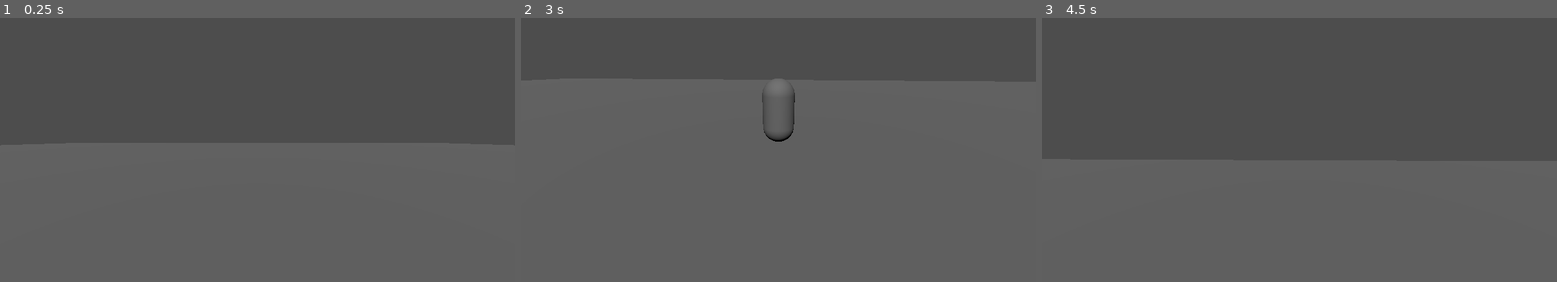
Above: before the commit, frames 1-3 (left to right).
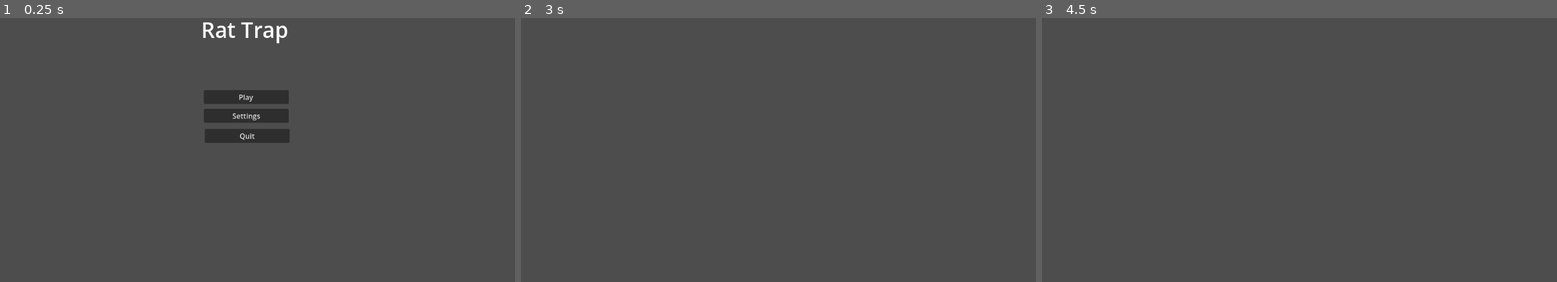
Above: after the commit, the same moments.

Repository: natmar68-cmyk/Rat_Trap
Game: Godot game, scene res://Scenes/menu.tscn
Two runs of this game, one before a commit and one after it. Both use one fixed random seed, a clock stepped at 60 frames per second and the inputs below. Before the commit the project starts from res://Scenes/Testing scene.tscn.
Inputs (mouse positions are in pixels of both pictures, inside the frame that each line leads up to):
- Up to frame 1 (0.25 s): no input
- Up to frame 2 (3 s): click (768, 115) at 0.5 s, where only the run after the commit has a clickable "Settings"; click (768, 97) at 1.25 s, where only the run after the commit has a clickable "Play"; tap Enter (ui_accept) at 2, 2.27 s; move the mouse to (804, 136) at 2.02 s; hold Shift (sprint) 2.03-2.78 s; hold W (move_forward) from 2.03 s (still down); move the mouse to (752, 139) at 2.77 s; tap F (toggle_camera) at 2.85 s
- Up to frame 3 (4.5 s): keep holding W (move_forward); tap Enter (ui_accept) at 3.02, 3.5 s; move the mouse to (1309, 131) at 3.52 s; hold Shift (sprint) 3.53-4.28 s; move the mouse to (1294, 142) at 4.27 s; tap F (toggle_camera) at 4.35 s

The runs differ from the first frame. In frame 1, 2.9% of the frame differs, in the area x 39-57%, y 1-48%; in frame 2, 0.3%; in frame 3, less than 0.1%.

Commit message:
Working on Menu

Diff:
--- /dev/null
+++ b/Scenes/menu.tscn
@@ -0,0 +1,57 @@
+[gd_scene format=3 uid="uid://dubxkrjahpba0"]
+
+[ext_resource type="Script" uid="uid://c6jo25r4duexb" path="res://Scripts/quit.gd" id="1_1rerr"]
+[ext_resource type="Script" uid="uid://cmiaf8aa3ejrs" path="res://Scripts/play.gd" id="1_xhh6f"]
+
+[node name="Menu" type="Node2D" unique_id=975360590]
+
+[node name="Play" type="Button" parent="." unique_id=312970535]
+anchors_preset = -1
+anchor_left = 0.45900002
+anchor_top = 1.9610001
+anchor_right = 0.587
+anchor_bottom = 2.39
+offset_left = 456.0
+offset_top = 218.0
+offset_right = 646.0
+offset_bottom = 249.0
+text = "Play"
+script = ExtResource("1_xhh6f")
+
+[node name="Settings" type="Button" parent="." unique_id=315474599]
+anchors_preset = -1
+anchor_left = 0.45900002
+anchor_top = 1.9610001
+anchor_right = 0.587
+anchor_bottom = 2.39
+offset_left = 456.0
+offset_top = 260.0
+offset_right = 646.0
+offset_bottom = 291.0
+text = "Settings"
+
+[node name="Quit" type="Button" parent="." unique_id=961115492]
+anchors_preset = -1
+anchor_left = 0.45900002
+anchor_top = 1.9610001
+anchor_right = 0.587
+anchor_bottom = 2.39
+offset_left = 458.0
+offset_top = 305.0
+offset_right = 648.0
+offset_bottom = 336.0
+text = "Quit"
+script = ExtResource("1_1rerr")
+
+[node name="Title" type="RichTextLabel" parent="." unique_id=228146721]
+offset_left = 266.0
+offset_top = 49.0
+offset_right = 830.0
+offset_bottom = 126.0
+theme_override_font_sizes/normal_font_size = 48
+text = "Rat Trap
+"
+horizontal_alignment = 1
+
+[connection signal="pressed" from="Play" to="Play" method="_on_pressed"]
+[connection signal="pressed" from="Quit" to="Quit" method="_on_pressed"]
--- /dev/null
+++ b/Scenes/settings.tscn
@@ -0,0 +1,3 @@
+[gd_scene format=3 uid="uid://1v6aqifhi6rd"]
+
+[node name="Settings" type="Node2D" unique_id=1317655628]
--- /dev/null
+++ b/Scripts/play.gd
@@ -0,0 +1,5 @@
+extends Button
+
+
+func _on_pressed() -> void:
+	get_tree().change_scene_to_file("res://scenes/kitchen.tscn")
--- /dev/null
+++ b/Scripts/quit.gd
@@ -0,0 +1,4 @@
+extends Button
+
+func _on_pressed() -> void:
+	get_tree().quit()
--- a/project.godot
+++ b/project.godot
@@ -11,7 +11,7 @@
 [application]
 
 config/name="Rat Trap"
-run/main_scene="uid://cdrcybiddw6w8"
+run/main_scene="uid://dubxkrjahpba0"
 config/features=PackedStringArray("4.6", "Forward Plus")
 config/icon="res://icon.svg"
 
Not shown, added: Scripts/play.gd.uid
Not shown, added: Scripts/quit.gd.uid
